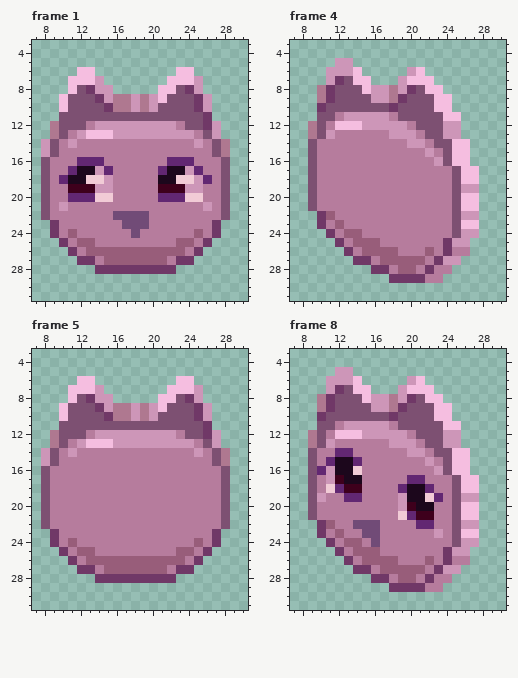
Animated GIF sprite, stored at images/nekoin.gif. Above, as it was before the edit.
The file is 37x37 pixels, 8 frames. Shown: frame 1: x 7..30, y 3..31; frame 4: x 7..30, y 3..31; frame 5: x 7..30, y 3..31; frame 8: x 7..30, y 3..31. The commit also changed other frames, which this record leaves out.
After the commit:
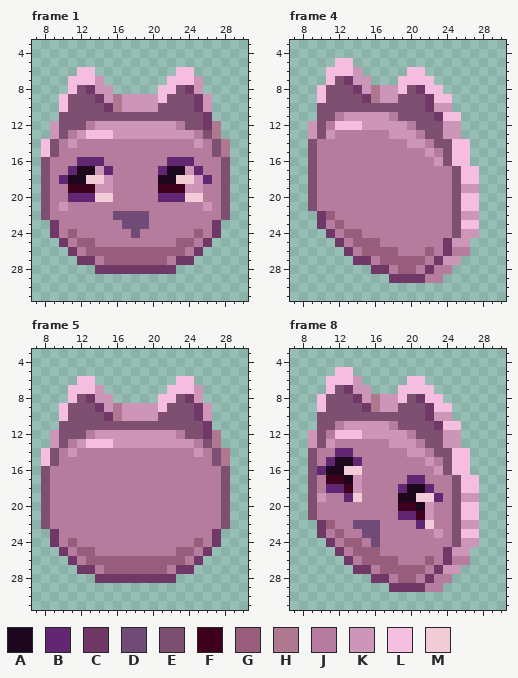
Palette (. is transparent): A #1c071c  B #622772  C #703867  D #714b77  E #7d5072  F #3e001c  G #985d7a  H #af7890  J #b67c9d  K #cd96b8  L #f5bee0  M #f1cbd6
Log entry: Temporarily disable badges that aren't working and add Gold Nekoin
What changed:
{"where": "frame 1"}
{"frame":1,"y":9,"x":17,"old":"H","new":"K"}
{"frame":1,"y":9,"x":19,"old":"H","new":"K"}
{"frame":1,"y":10,"x":17,"old":"H","new":"K"}
{"frame":1,"y":10,"x":19,"old":"H","new":"K"}
{"frame":1,"y":12,"x":9,"old":"H","new":"K"}
{"frame":1,"y":12,"x":27,"old":"K","new":"H"}
{"frame":1,"y":13,"x":9,"old":"H","new":"K"}
{"frame":1,"y":13,"x":27,"old":"K","new":"H"}
{"frame":1,"y":14,"x":8,"old":"K","new":"L"}
{"frame":1,"y":15,"x":8,"old":"K","new":"L"}
{"where": "frame 4"}
{"frame":4,"y":5,"x":12,"old":"KK","new":"LL"}
{"frame":4,"y":6,"x":11,"old":"KKKL","new":"LLLK"}
{"frame":4,"y":6,"x":20,"old":"K","new":"L"}
{"frame":4,"y":7,"x":11,"old":"KCELL","new":"LECKK"}
{"frame":4,"y":7,"x":19,"old":"K","new":"L"}
{"frame":4,"y":8,"x":10,"old":"HC","new":"LE"}
{"frame":4,"y":8,"x":14,"old":"ELK","new":"CKH"}
{"frame":4,"y":8,"x":18,"old":"HKCE","new":"KLEC"}
{"frame":4,"y":9,"x":10,"old":"HC","new":"LE"}
{"frame":4,"y":9,"x":15,"old":"EK","new":"CH"}
{"frame":4,"y":9,"x":18,"old":"HC","new":"KE"}
{"frame":4,"y":9,"x":22,"old":"E","new":"C"}
{"frame":4,"y":10,"x":10,"old":"C","new":"E"}
{"frame":4,"y":10,"x":18,"old":"C","new":"E"}
{"frame":4,"y":10,"x":22,"old":"ELL","new":"CKK"}
{"frame":4,"y":11,"x":23,"old":"E","new":"C"}
{"frame":4,"y":12,"x":9,"old":"H","new":"K"}
{"frame":4,"y":13,"x":9,"old":"H","new":"K"}
{"where": "frame 5"}
{"frame":5,"y":9,"x":17,"old":"H","new":"K"}
{"frame":5,"y":9,"x":19,"old":"H","new":"K"}
{"frame":5,"y":10,"x":17,"old":"H","new":"K"}
{"frame":5,"y":10,"x":19,"old":"H","new":"K"}
{"frame":5,"y":12,"x":9,"old":"H","new":"K"}
{"frame":5,"y":12,"x":27,"old":"K","new":"H"}
{"frame":5,"y":13,"x":9,"old":"H","new":"K"}
{"frame":5,"y":13,"x":27,"old":"K","new":"H"}
{"frame":5,"y":14,"x":8,"old":"K","new":"L"}
{"frame":5,"y":15,"x":8,"old":"K","new":"L"}
{"where": "frame 8"}
{"frame":8,"y":5,"x":12,"old":"KK","new":"LL"}
{"frame":8,"y":6,"x":11,"old":"KKKL","new":"LLLK"}
{"frame":8,"y":6,"x":20,"old":"K","new":"L"}
{"frame":8,"y":7,"x":11,"old":"KCELL","new":"LECKK"}
{"frame":8,"y":7,"x":19,"old":"K","new":"L"}
{"frame":8,"y":8,"x":10,"old":"HC","new":"LE"}
{"frame":8,"y":8,"x":14,"old":"ELK","new":"CKH"}
{"frame":8,"y":8,"x":18,"old":"HKCE","new":"KLEC"}
{"frame":8,"y":9,"x":10,"old":"HC","new":"LE"}
{"frame":8,"y":9,"x":15,"old":"EK","new":"CH"}
{"frame":8,"y":9,"x":18,"old":"HC","new":"KE"}
{"frame":8,"y":9,"x":22,"old":"E","new":"C"}
{"frame":8,"y":10,"x":10,"old":"C","new":"E"}
{"frame":8,"y":10,"x":18,"old":"C","new":"E"}
{"frame":8,"y":10,"x":22,"old":"ELL","new":"CKK"}
{"frame":8,"y":11,"x":23,"old":"E","new":"C"}
{"frame":8,"y":12,"x":9,"old":"H","new":"K"}
{"frame":8,"y":13,"x":9,"old":"H","new":"K"}
{"frame":8,"y":16,"x":11,"old":"K","new":"A"}
{"frame":8,"y":16,"x":13,"old":"A","new":"M"}
{"frame":8,"y":17,"x":11,"old":"K","new":"F"}
{"frame":8,"y":17,"x":14,"old":"A","new":"K"}
{"frame":8,"y":18,"x":11,"old":"M","new":"B"}
{"frame":8,"y":18,"x":14,"old":"F","new":"K"}
{"frame":8,"y":19,"x":14,"old":"B","new":"M"}
{"frame":8,"y":19,"x":19,"old":"K","new":"A"}
{"frame":8,"y":19,"x":21,"old":"A","new":"M"}
{"frame":8,"y":20,"x":19,"old":"K","new":"F"}
{"frame":8,"y":20,"x":22,"old":"A","new":"K"}
{"frame":8,"y":21,"x":19,"old":"M","new":"B"}
{"frame":8,"y":21,"x":22,"old":"F","new":"K"}
{"frame":8,"y":22,"x":22,"old":"B","new":"M"}
{"label":"changed","picture_box":[122,94,149,112]}
{"label":"changed","picture_box":[41,121,59,157]}
{"label":"changed","picture_box":[212,121,221,139]}
{"label":"changed","picture_box":[308,58,452,139]}
{"label":"changed","picture_box":[122,403,149,421]}
{"label":"changed","picture_box":[41,430,59,466]}
{"label":"changed","picture_box":[212,430,221,448]}
{"label":"changed","picture_box":[308,367,452,529]}
